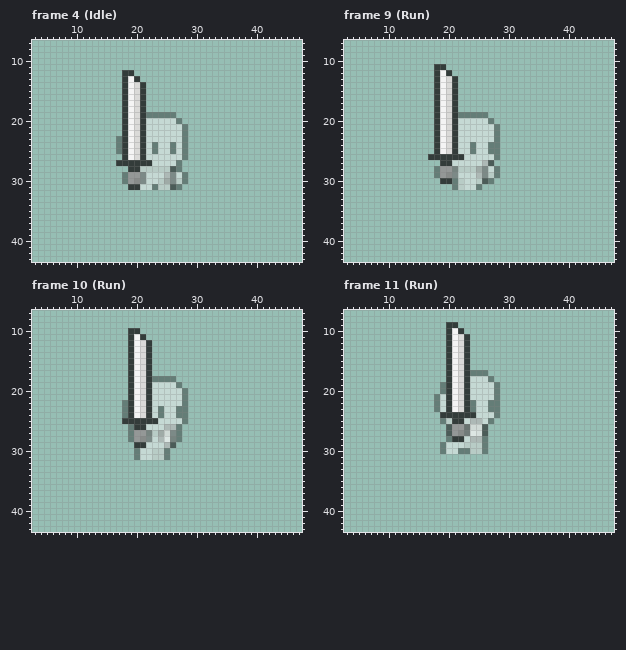
File history of a pixel-art file, HAdventure2D/Assets/CharacterStudio/Base/Set_01/Master.aseprite. That is the earlier state.
48x48 pixels, 62 frames. Colours within 5 levels of each other are drawn and written as one. Shown: frame 4 (Idle): x 3..47, y 7..43; frame 9 (Run): x 3..47, y 7..43; frame 10 (Run): x 3..47, y 7..43; frame 11 (Run): x 3..47, y 7..43. The commit also changed other frames, which this record leaves out.
After the commit:
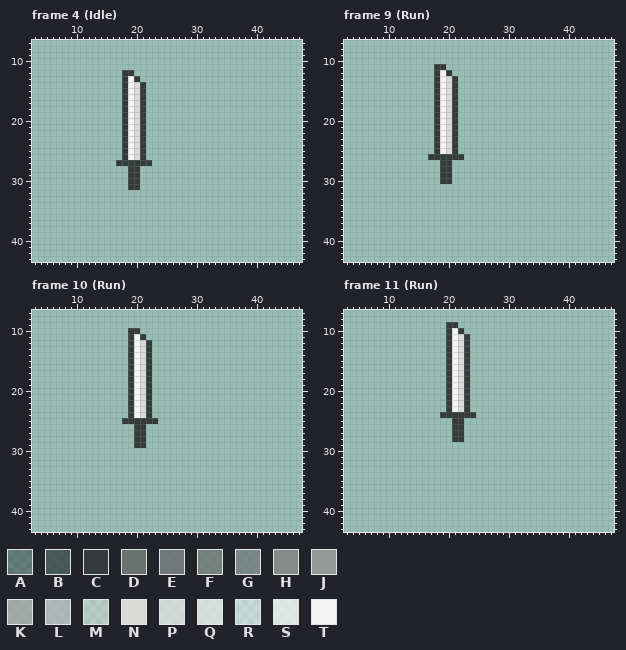
Palette (. is transparent): A #333c3a80  B #333c3ac0  C #333c3a  D #636967df  E #6a706fdf  F #6b716fc0  G #737978c0  H #878b89  J #949897  K #a2a5a3c0  L #b4b7b6c0  M #dadad880  N #dadad8  P #e3e3e1c0  Q #ebebebc0  R #f4f4f480  S #f4f4f4c0  T #f4f4f4
Change:
layer "LHand" now hidden
layer "Body" now hidden
layer "RHand" now hidden
--- frame 4 (Idle)
@@ x 15..30 @@
 18 ...CTNC.........
-19 ...CTNCAAAAA....
-20 ...CTNCRRRRRA...
-21 ...CTNCRRRRRRA..
-22 ...CTNCRRRRRRA..
-23 ..ACTNCRRRRRRA..
-24 ..ACTNCRARRARA..
-25 ..ACTNCRARRARA..
-26 ...CTNCRRRRRRA..
-27 ..CCCCCCRRRRA...
-28 ....CCMMMMMBA...
-29 ...AJJGRRRLGRA..
-30 ...AJHGRRMKGMA..
-31 ....CCRRAMMBA...
+19 ...CTNC.........
+20 ...CTNC.........
+21 ...CTNC.........
+22 ...CTNC.........
+23 ...CTNC.........
+24 ...CTNC.........
+25 ...CTNC.........
+26 ...CTNC.........
+27 ..CCCCCC........
+28 ....CC..........
+29 ....CC..........
+30 ....CC..........
+31 ....CC..........
 32 ................
--- frame 9 (Run)
@@ x 16..30 @@
 18 ..CTNC.........
-19 ..CTNCAAAAA....
-20 ..CTNCRRRRRA...
-21 ..CTNCRRRRRRA..
-22 ..CTNCRRRRRRA..
-23 ..CTNCRRRRRRA..
-24 ..CTNCRRARRAA..
-25 ..CTNCRRARRAA..
-26 .CCCCCCRRRRRA..
-27 ...CCRRRRRLB...
-28 ..AJJFMMMKGRA..
-29 ..AJHGRRRLGMA..
-30 ...CCAMRRMBA...
-31 .....AMRRA.....
+19 ..CTNC.........
+20 ..CTNC.........
+21 ..CTNC.........
+22 ..CTNC.........
+23 ..CTNC.........
+24 ..CTNC.........
+25 ..CTNC.........
+26 .CCCCCC........
+27 ...CC..........
+28 ...CC..........
+29 ...CC..........
+30 ...CC..........
+31 ...............
 32 ...............
--- frame 10 (Run)
@@ x 16..30 @@
 17 ...CTNC........
-18 ...CTNCAAAA....
-19 ...CTNCRRRRA...
-20 ...CTNCRRRRRA..
-21 ...CTNCRRRRRA..
-22 ..ACTNCRRRRRA..
-23 ..ACTNCRARRAA..
-24 ..ACTNCRARRAA..
-25 ..CCCCCCRRRRA..
-26 ...ACCRRRLLA...
-27 ...AJJFMKPGA...
-28 ...AJHGRLSFA...
-29 ....CCRRRLB....
-30 ....ARRMMA.....
-31 ....ARRMMA.....
+18 ...CTNC........
+19 ...CTNC........
+20 ...CTNC........
+21 ...CTNC........
+22 ...CTNC........
+23 ...CTNC........
+24 ...CTNC........
+25 ..CCCCCC.......
+26 ....CC.........
+27 ....CC.........
+28 ....CC.........
+29 ....CC.........
+30 ...............
+31 ...............
 32 ...............
--- frame 11 (Run)
@@ x 16..30 @@
 16 ....CTNC.......
-17 ....CTNCAAA....
-18 ....CTNCRRRA...
-19 ...ACTNCRRRRA..
-20 ...ACTNCRRRRA..
-21 ..ARCTNCRRRRA..
-22 ..ARCTNCARRAA..
-23 ..ARCTNCARRAA..
-24 ...CCCCCCRRRA..
-25 ...AMCCRLLRA...
-26 ....BJJDPPB....
-27 ....BJHESQB....
-28 ....ACCRLLA....
-29 ...ARRRMMMA....
-30 ...ARRAAMMA....
+17 ....CTNC.......
+18 ....CTNC.......
+19 ....CTNC.......
+20 ....CTNC.......
+21 ....CTNC.......
+22 ....CTNC.......
+23 ....CTNC.......
+24 ...CCCCCC......
+25 .....CC........
+26 .....CC........
+27 .....CC........
+28 .....CC........
+29 ...............
+30 ...............
 31 ...............
Where, in picture pixels (left, top, right, bottom), the same in both pictures:
changed: (116, 112, 188, 190)
changed: (434, 112, 500, 190)
changed: (122, 376, 188, 460)
changed: (434, 370, 500, 454)
